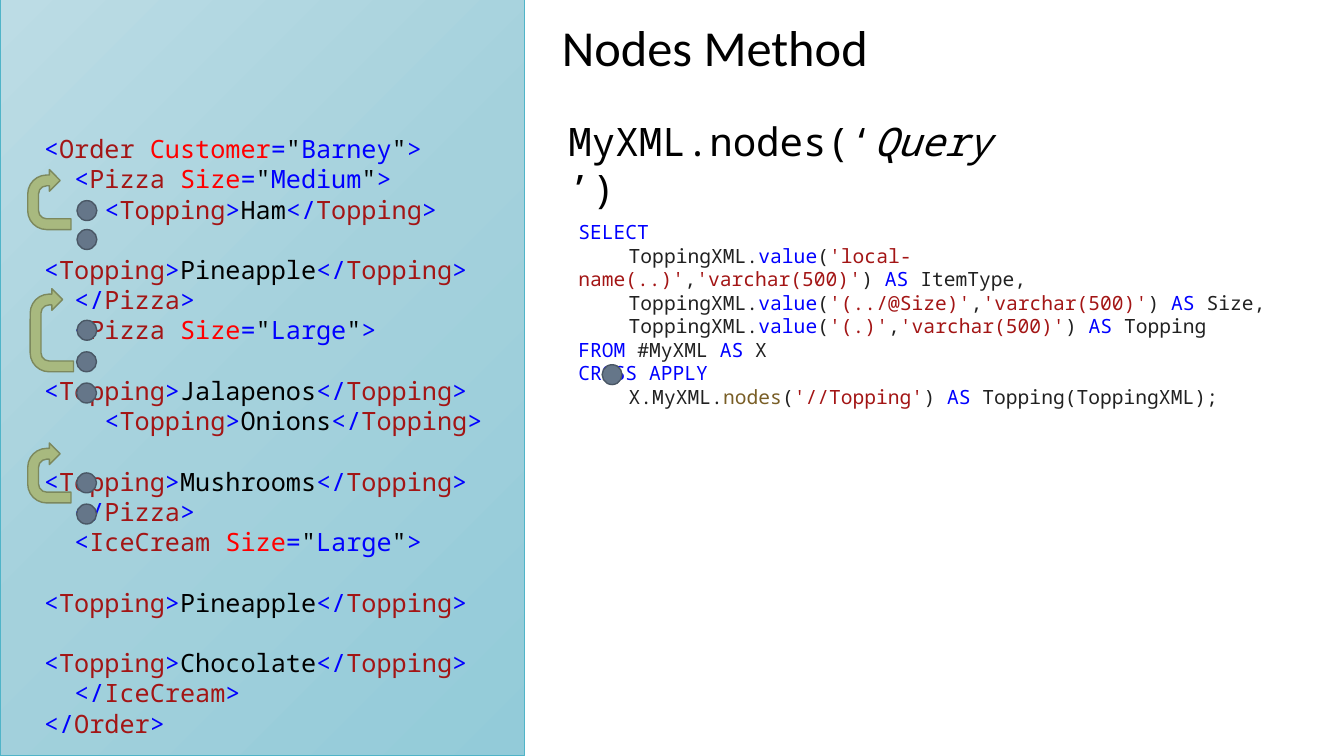
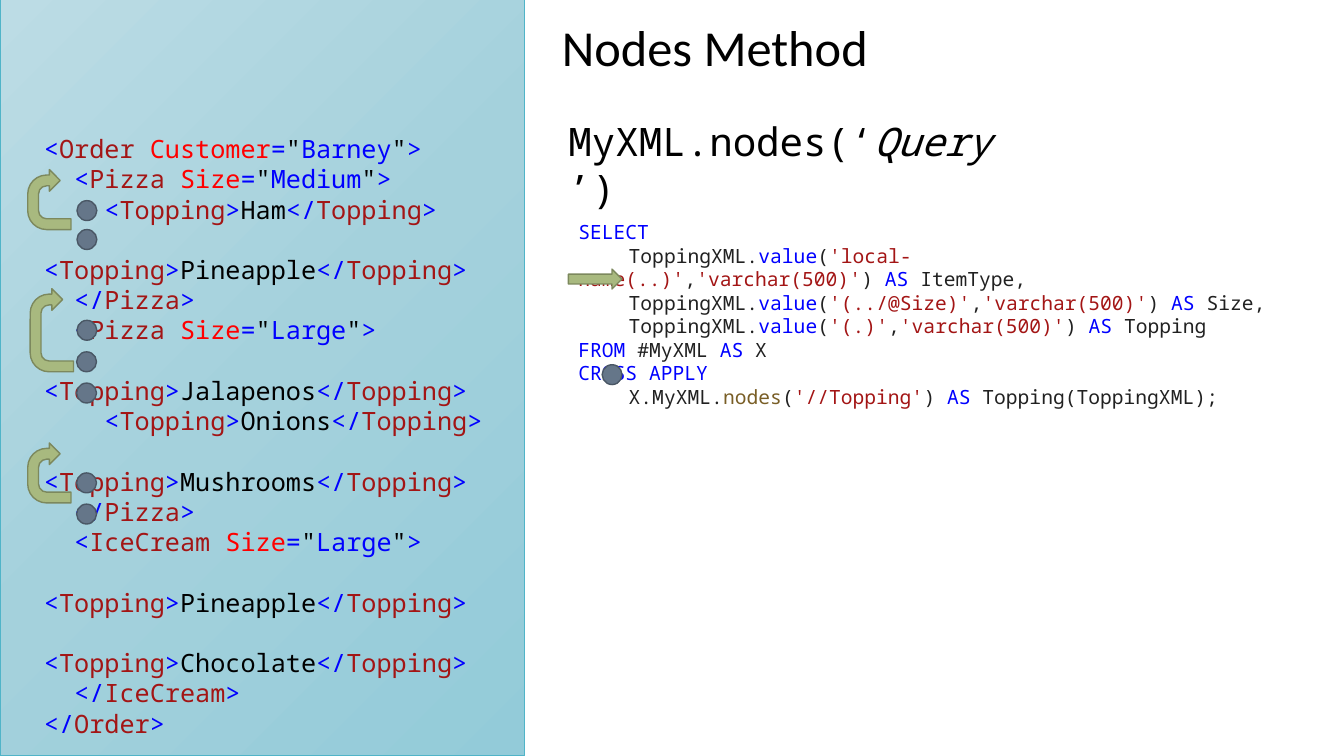
Before and after one commit to BarneyLawrence/XML-Queries-In-SQL-Server, a slide deck: slide 12 of Lightning Talk - An Introduction to Querying XML With T-SQL.pptx. Drawn at 1344x756 pixels with LibreOffice and Linux fonts; fonts in the diff are those of the drawing. Boxes give left, top, right and bottom in pixels: in the first picture for what was removed or moved away, otherwise in the second. Text is boxed around its words. In the diff, an @@ line names an element or a change of style, - is before the commit and + after.

```diff
--- a/Lightning Talk - An Introduction to Querying XML With T-SQL.pptx
+++ b/Lightning Talk - An Introduction to Querying XML With T-SQL.pptx
@@ right arrow added at (569, 269, 622, 289), fill #A8B97F, outline #7C895E 1 pt @@
```
Also in this commit, not shown: 7 other slides changed, 4 slides added, 1 other file.
